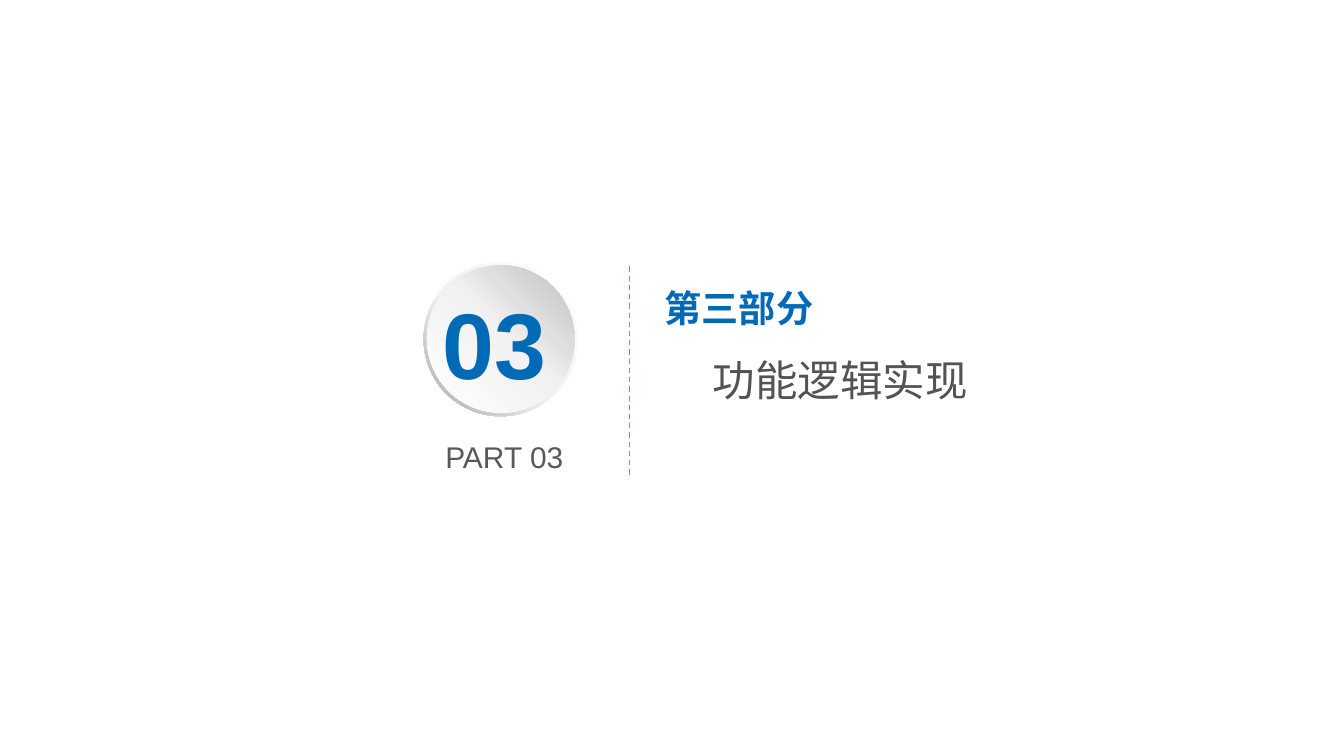
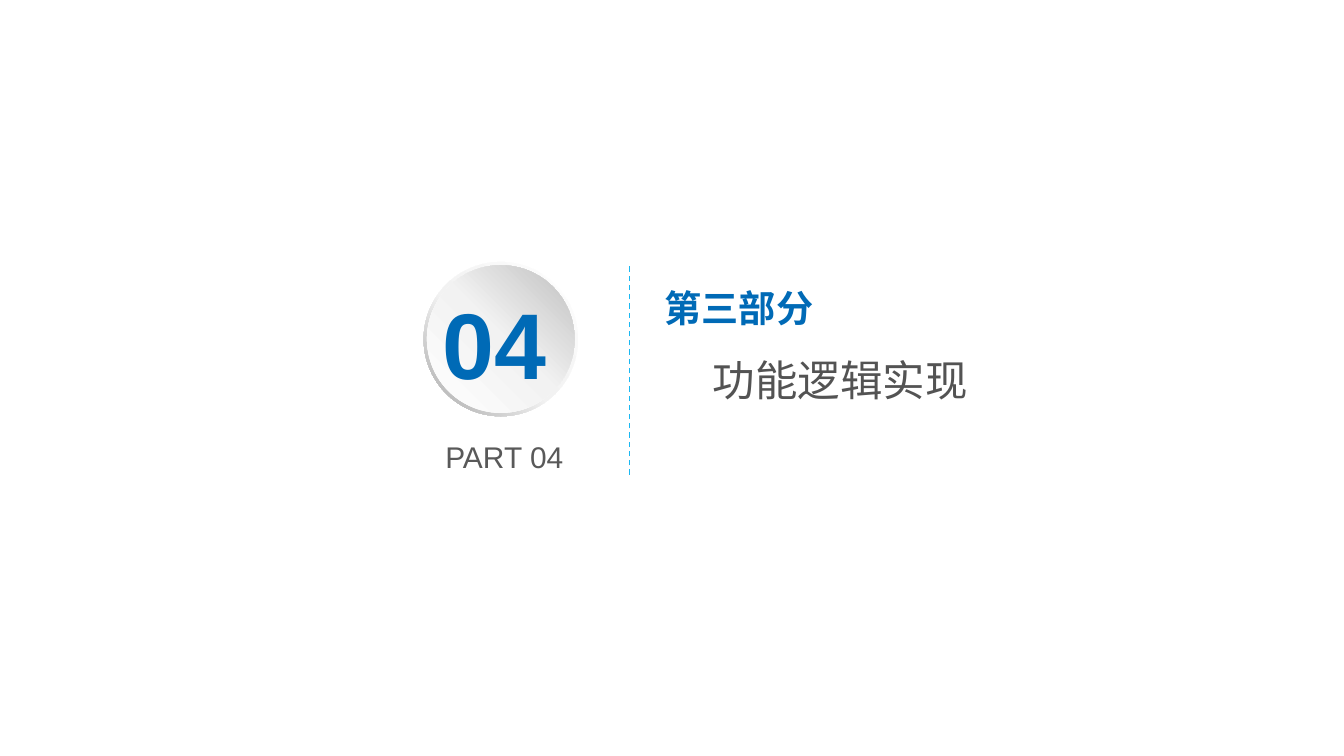
Before and after one commit to yfzm/FPSEI-team2, a slide deck: slide 21 of PROJECT2.pptx (slide 14 before the commit). Drawn at 1344x756 pixels with LibreOffice and Linux fonts; fonts in the diff are those of the drawing; background and template pictures are left out. Boxes give left, top, right and bottom in pixels: in the first picture for what was removed or moved away, otherwise in the second. Text is boxed around its words. In the diff, an @@ line names an element or a change of style, - is before the commit and + after.

```diff
--- a/PROJECT2.pptx
+++ b/PROJECT2.pptx
@@ text at (443,314,547,396): text changed @@
-03
+04
@@ text at (445,447,563,469): text changed @@
-PART 03
+PART 04
```
Also in this commit, not shown: 13 other slides changed, 7 slides added, 1 slide removed.
